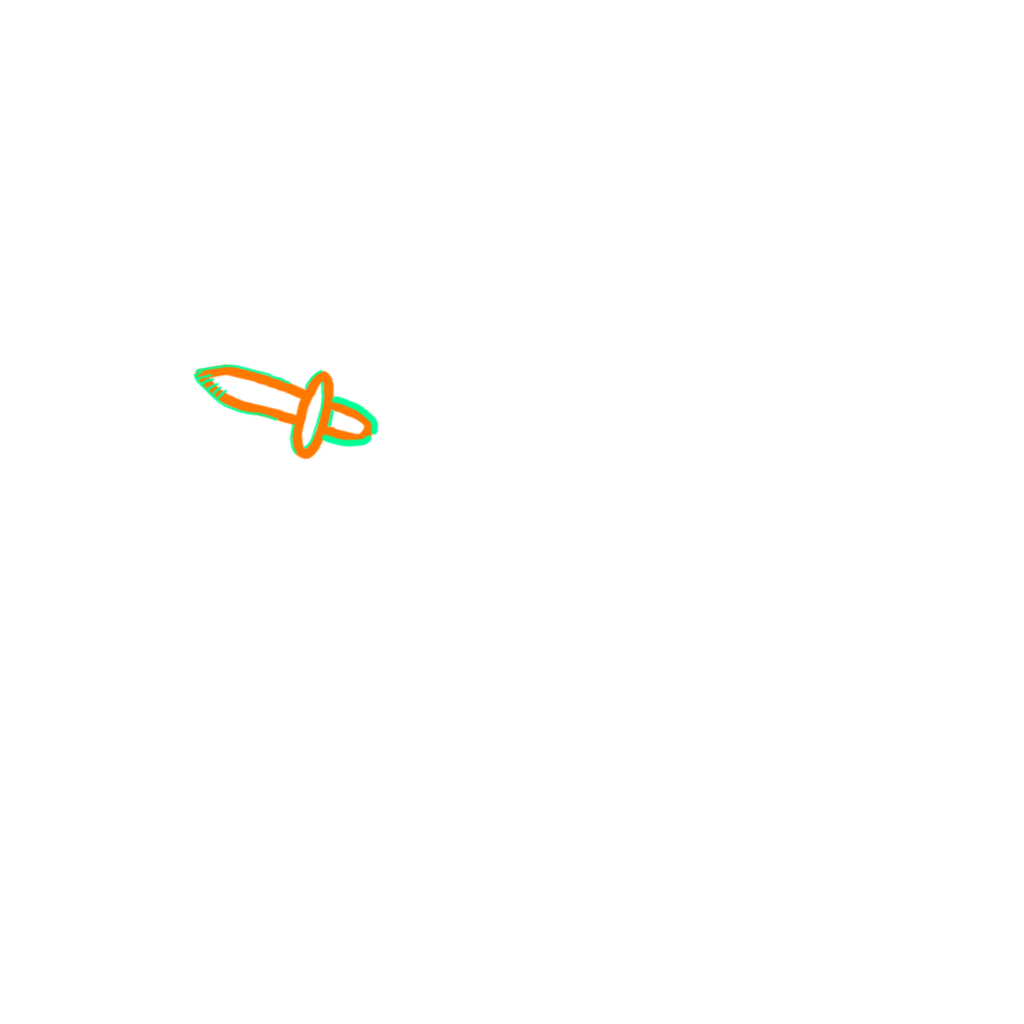
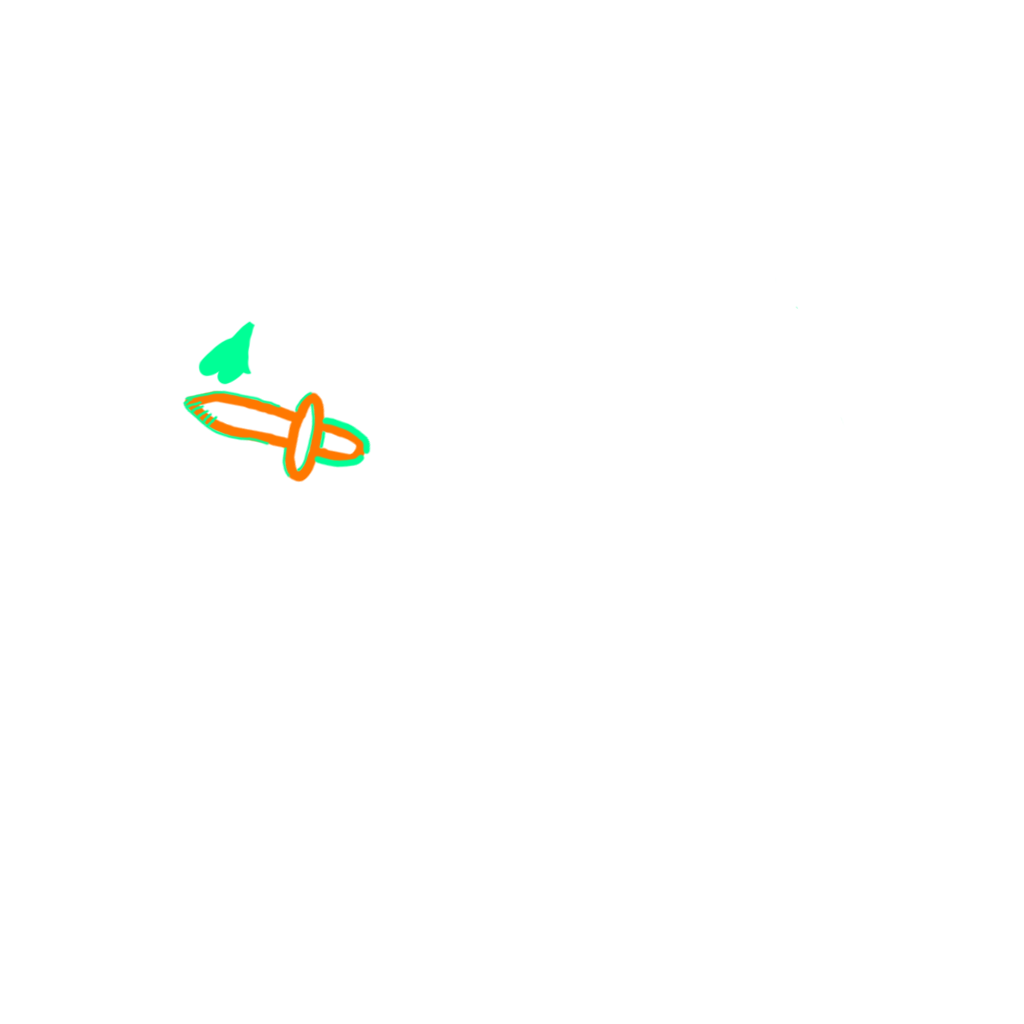
Before/after of a w=1024, h=1024 layered artwork. What changed in the layer stack:
added group "Frame 4 copy 3" with 4 layers above "Frame 4 copy 2" over [182, 306, 844, 483]
added layer "Layer 7" (1st of 4, in "Frame 4 copy 3") in group "Frame 4 copy 3" over [197, 306, 844, 427]
added group "Sword" (1st of 10, in "Frame 4 copy 3") with 2 layers in group "Frame 4 copy 3" over [182, 390, 372, 483]
added layer "Sword Energy Scatter" (1st of 10, in "Frame 4 copy 3" › "Sword") in group "Sword" over [182, 390, 372, 479]
added layer "Sword outline" (1st of 10, in "Frame 4 copy 3" › "Sword") in group "Sword" over [183, 390, 368, 483]
hid group "Frame 4" (4 layers) over [192, 306, 844, 461]
